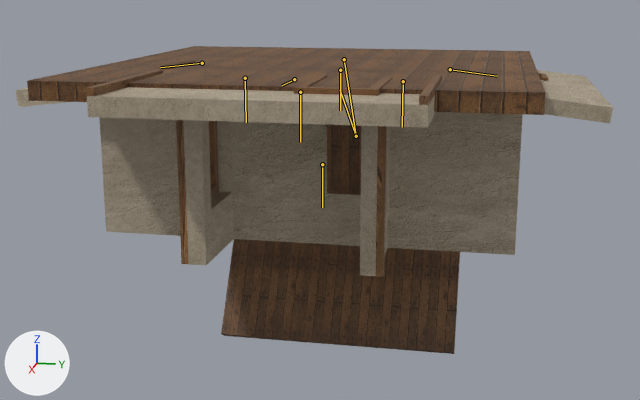
The FBX model Assets/Models/Walls/Bedroom_Base_Z.fbx as it was, and as the next commit left it.
Rendered twice from a 50 mm camera at (19.27, 3.79, 1.73) aimed at (0.06, -0.05, -3.08). Arrows for +X, +Y and +Z are at lower left; the lights stay in place. The picture after the commit comes second. Both versions are drawn at frame 110 of the action 'Bedroom_Base_GO'; the numbers are the values there. The bones that change, and the others that lie on the model, are drawn over the model as lines.

The first picture shows 'Bedroom_Base_Z'.
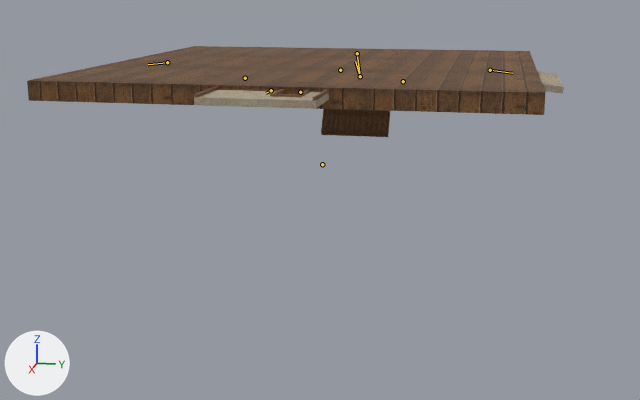
What the commit changed:
Bone 'Wall01' (bone_wall01) moves from (0.0, -0.05, -0.01) to (0.0, -0.05, 0.82).
Bone 'Wall01' (bone_wall01) is rescaled from (1.0, 1.0, 1.0) to (0.47, 0.47, 0.47).
Bone 'Wall02' (bone_wall02) moves from (0.01, -0.15, 0.0) to (-2.01, -0.15, 0.0).
Bone 'Wall02' (bone_wall02) is rescaled from (1.0, 1.0, 1.0) to (0.31, 0.31, 0.31).
Bone 'Wall03' (bone_wall03) moves from (0.0, -0.09, 0.01) to (0.0, -0.09, -0.83).
Bone 'Wall03' (bone_wall03) is rescaled from (1.0, 1.0, 1.0) to (0.47, 0.47, 0.47).
Bone 'Wall04' (bone_wall04) moves from (-0.01, -0.08, 0.0) to (1.78, -0.08, 0.0).
Bone 'Wall04' (bone_wall04) is rescaled from (1.0, 1.0, 1.0) to (0.36, 0.36, 0.36).
Bone 'outline' (bone_outline) is rescaled from (1.0, 1.0, 1.0) to (0.0, 0.0, 0.0).
Bone 'Wall05' (bone_wall05) is rescaled from (1.0, 1.0, 1.0) to (0.0, 0.0, 0.0).
Bone 'Wall06' (bone_wall06) is rescaled from (1.0, 1.0, 1.0) to (0.0, 0.0, 0.0).
Bone 'Wall07' (bone_wall07) is rescaled from (1.0, 1.0, 1.0) to (0.0, 0.0, 0.0).
Bone 'Wall08' (bone_wall08) is rescaled from (1.0, 1.0, 1.0) to (0.0, 0.0, 0.0).

Changed parts and their boxes [x1, y1, x2, y2] in the pictures (640 x 400 px):
'Bedroom_Base_Z', posed: before [16, 46, 613, 354]; after [27, 46, 564, 137]
bone 'Wall01', root to tip: before (202, 63) to (160, 67); after (167, 62) to (148, 64)
bone 'Wall02', root to tip: before (344, 59) to (356, 136); after (357, 53) to (360, 76)
bone 'Wall03', root to tip: before (450, 69) to (497, 76); after (490, 70) to (512, 73)
bone 'Wall04', root to tip: before (294, 79) to (282, 85); after (271, 90) to (266, 93)
bone 'outline', root to tip: before (322, 164) to (322, 207); after (322, 164) to (322, 164)
bone 'Wall05', root to tip: before (245, 78) to (246, 122); after (245, 78) to (245, 78)
bone 'Wall06', root to tip: before (340, 70) to (340, 110); after (340, 70) to (340, 70)
bone 'Wall07', root to tip: before (403, 81) to (402, 127); after (403, 81) to (403, 81)
bone 'Wall08', root to tip: before (300, 92) to (300, 142); after (300, 92) to (300, 92)
